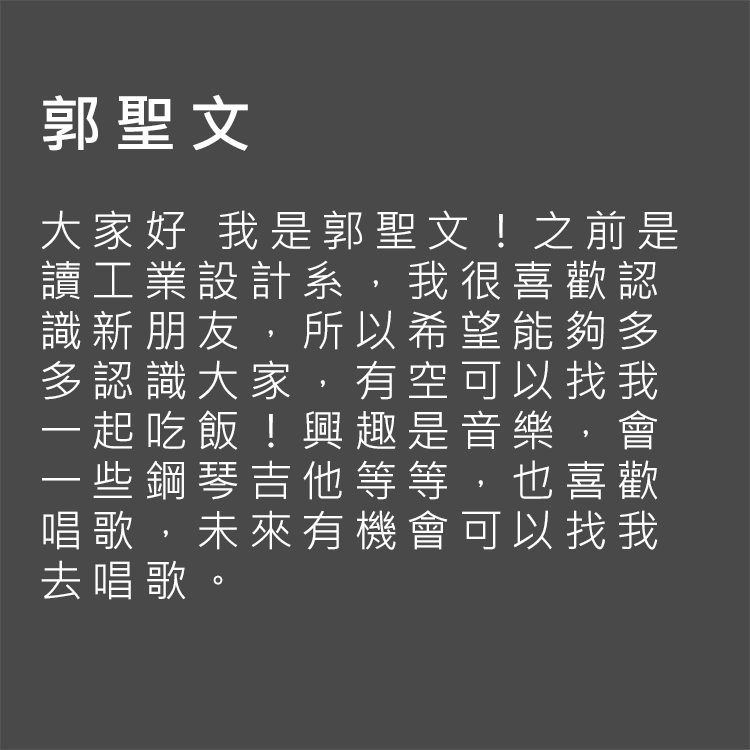
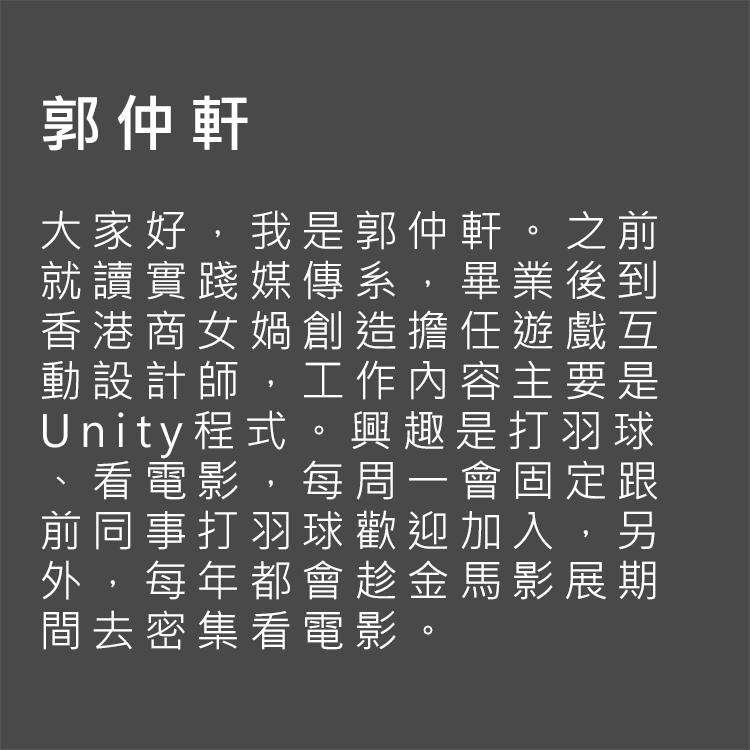
Layers edited between the first and the second 750×750 image:
added layer "郭仲軒 大家好，我是郭仲軒。之前就讀實踐媒傳系，畢業後到香港商女媧創造擔任遊戲互動設計師，工作內容主要是Unity程式。興趣" above "郭聖文 大家好 我是郭聖文！之前是讀工業設計系，我很喜歡認識新朋友，所以希望能夠多多認識大家，有空可以找我一起吃飯！興趣是音" over [41, 94, 658, 650]
hid "郭聖文 大家好 我是郭聖文！之前是讀工業設計系，我很喜歡認識新朋友，所以希望能夠多多認識大家，有空可以找我一起吃飯！興趣是音" over [41, 94, 678, 600]
